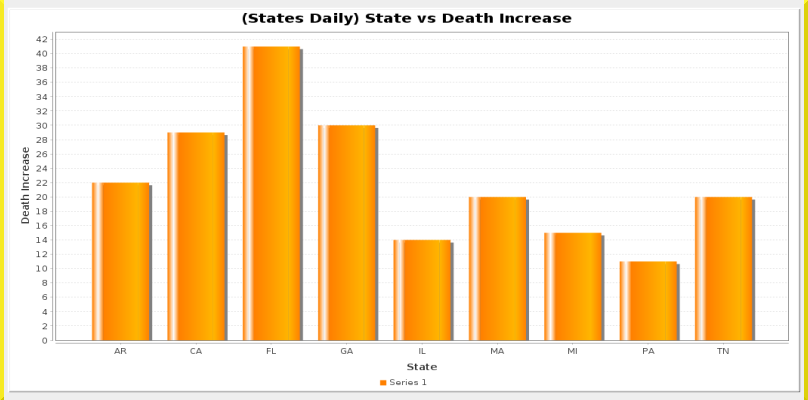
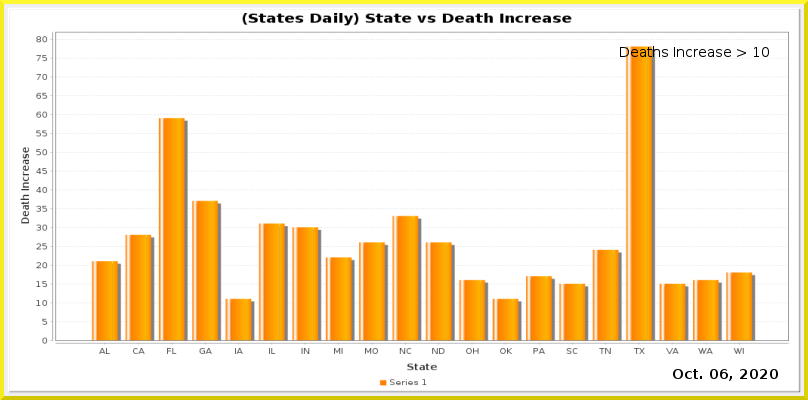
Layered file, before and after one edit (808×400). Changes by layer:
removed layer "Pasted Layer" over [4, 0, 804, 400]
painted on "Current Date" over [720, 369, 728, 379]
painted on "Date_vs_TestIncrease.png" over [36, 36, 789, 354]
